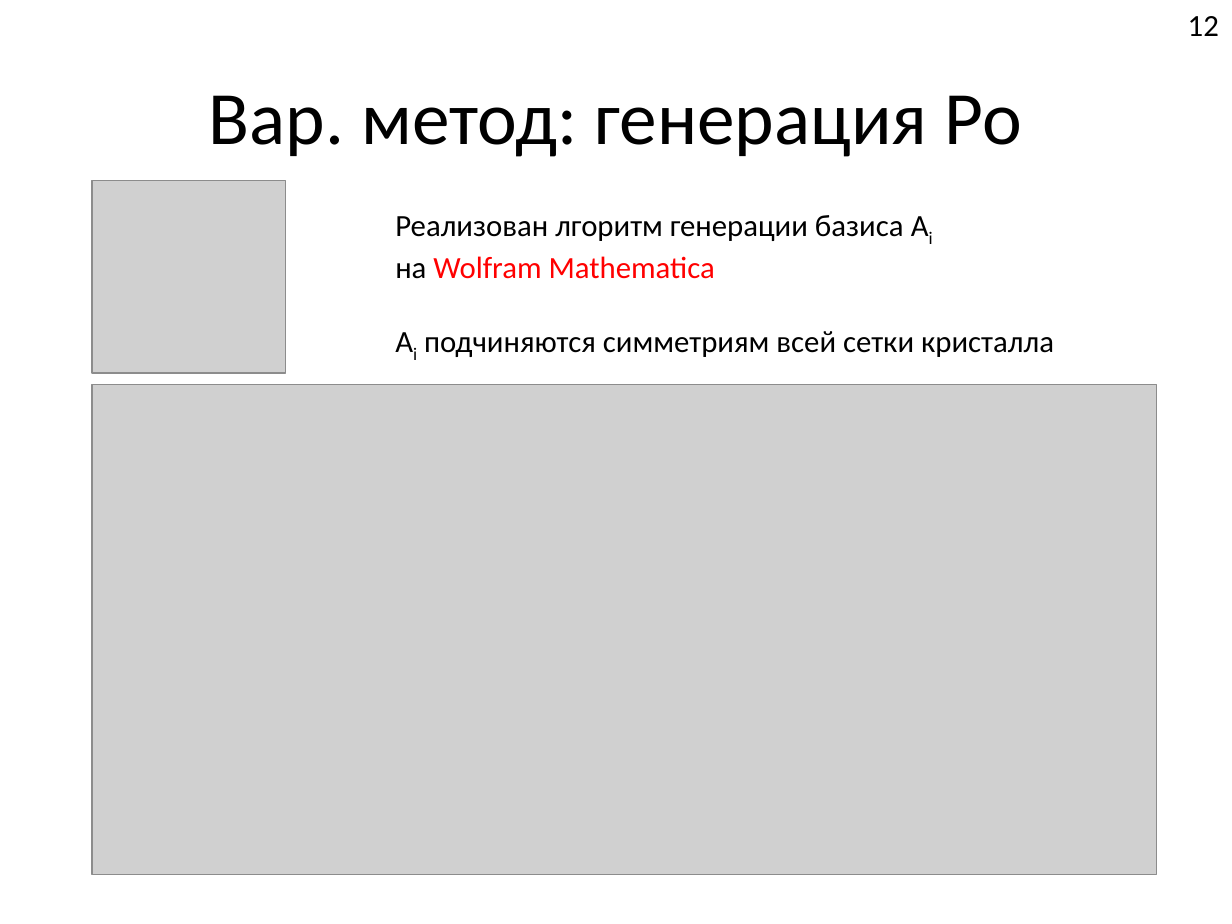
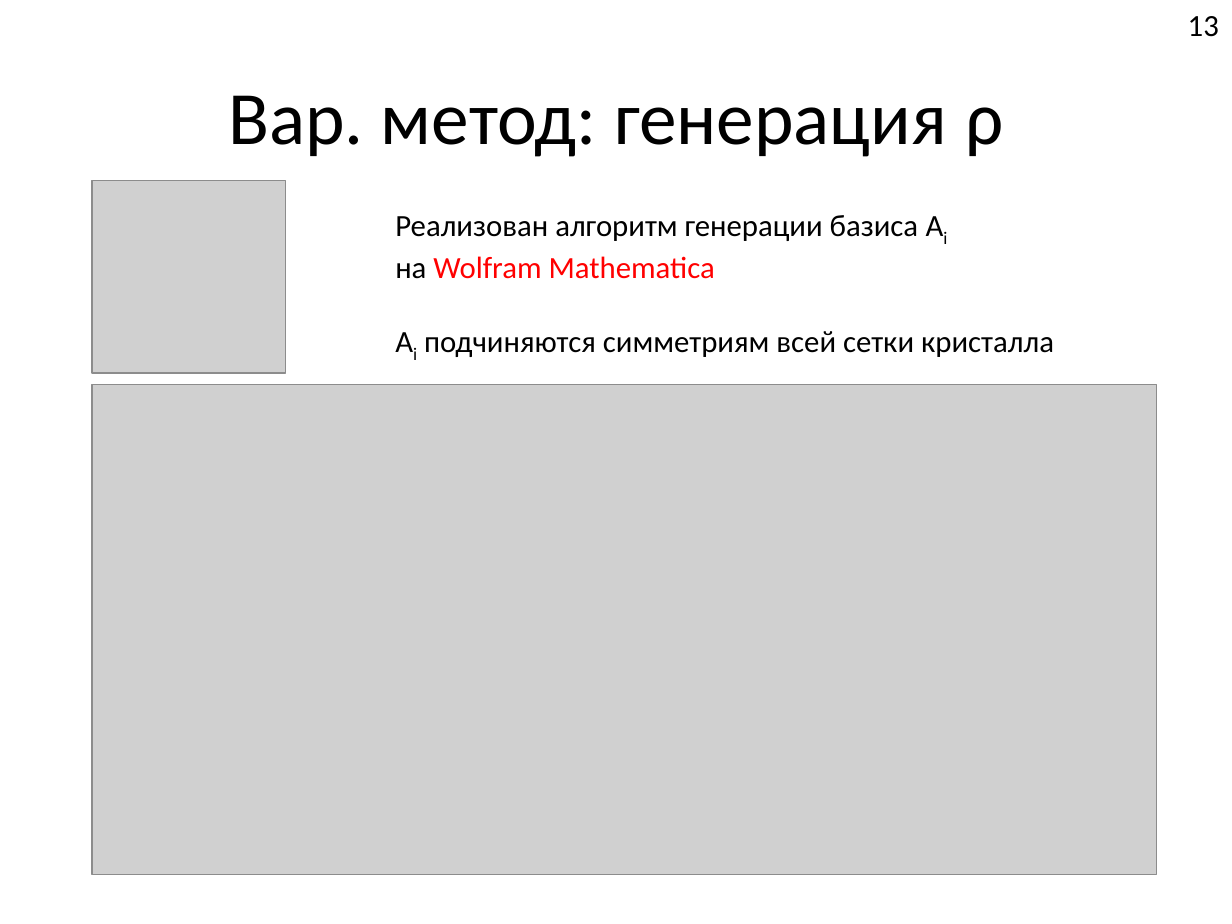
Before and after one commit to FeelUsM/zadrotstvo1, a slide deck: slide 13 of LaTeX-поделки/Системы спинов 1.pptx. Drawn at 1232x924 pixels with LibreOffice and Linux fonts; fonts in the diff are those of the drawing; grey boxes stand for pictures. Boxes give left, top, right and bottom in pixels: in the first picture for what was removed or moved away, otherwise in the second. Text is boxed around its words. In the diff, an @@ line names an element or a change of style, - is before the commit and + after.

```diff
--- a/LaTeX-поделки/Системы спинов 1.pptx
+++ b/LaTeX-поделки/Системы спинов 1.pptx
@@ page number at (1188, 16, 1219, 37): text changed @@
-12
+13
@@ title at (229, 95, 1003, 157): text changed @@
-Вар. метод: генерация Ро
+Вар. метод: генерация ρ
@@ text at (395, 215, 919, 241): text changed @@
-Реализован лгоритм генерации базиса Ai
+Реализован алгоритм генерации базиса Ai
```
Also in this commit, not shown: 9 other slides changed, 1 slide added, 1 slide removed.
